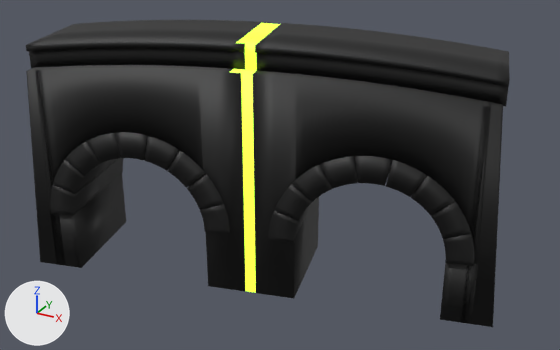
Renders of the glTF model works/045_ishibashi/model.glb from each side of a commit.
Rendered twice from a 50 mm lens placed at (1.432, -2.273, 2.639), pointed at (0.182, 0.001, 1.502). Arrows for +X, +Y and +Z are at lower left; the lights stay in place. The older version comes first. Both versions are drawn at frame 61 of the action 'half+1Action'; the numbers are the values there.

Objects in the first picture: 'awaseishi', 'mass+1', 'mass-1', 'parapet+1', 'parapet-1', 'ring+1', 'ring-1'.
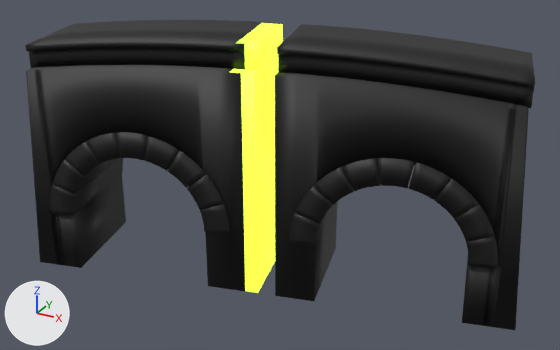
ob_half_1 is not drawn itself; it is the parent of ob_mass_1, ob_parapet_1, ob_ring_1.
ob_half_1_1 is not drawn itself; it is the parent of ob_mass_1_1, ob_parapet_1_1, ob_ring_1_1.

Changed parts and their boxes (x1, y1, x2, y2) in the pictures (560 x 350 px):
'mass+1', moved
    before: (253, 71, 503, 327)
    after: (275, 72, 529, 330)
'mass-1', moved
    both: (26, 65, 245, 291)
'parapet+1', moved
    before: (255, 23, 510, 106)
    after: (277, 24, 535, 108)
'ring+1', moved
    before: (268, 156, 474, 266)
    after: (289, 158, 498, 269)
'parapet-1', moved
    both: (26, 20, 271, 70)
'ring-1', moved
    both: (51, 132, 230, 235)
'awaseishi', unchanged, uncovered by the edit
    before: (230, 23, 280, 293)
    after: (230, 23, 283, 293)

The edits, one by one:
Object 'half+1' (ob_half_1) moves from (0.0365, 0.0, 0.0) to (0.11, 0.0, 0.0).
Object 'half-1' (ob_half_1_1) moves from (-0.00384, 0.0, 0.0) to (-0.0048, 0.0, 0.0).
